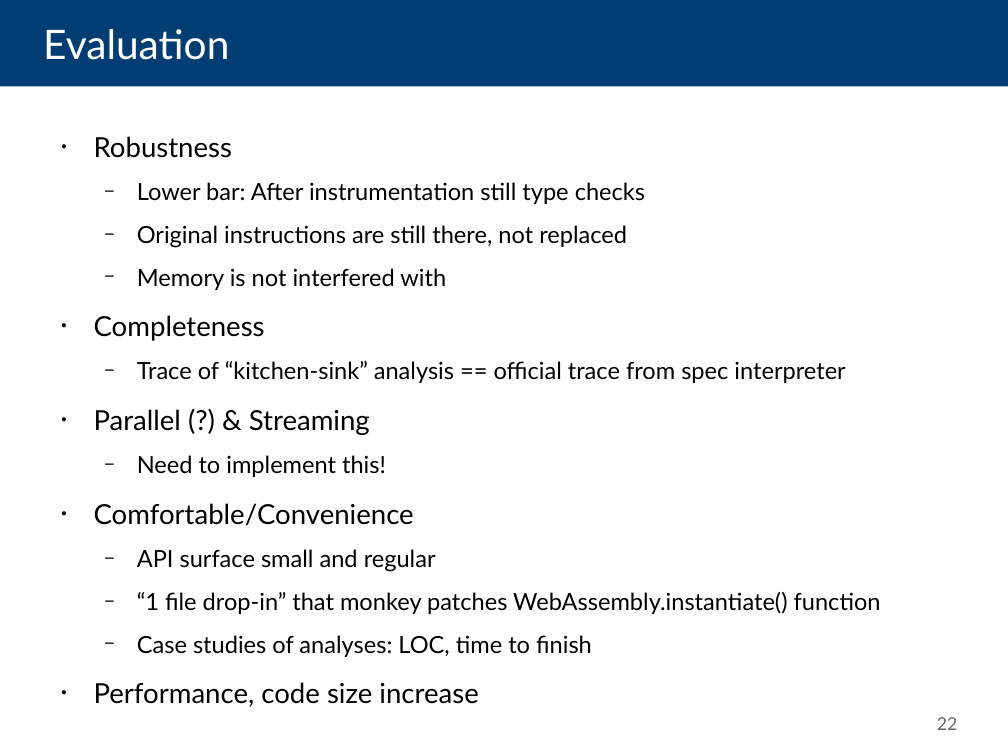
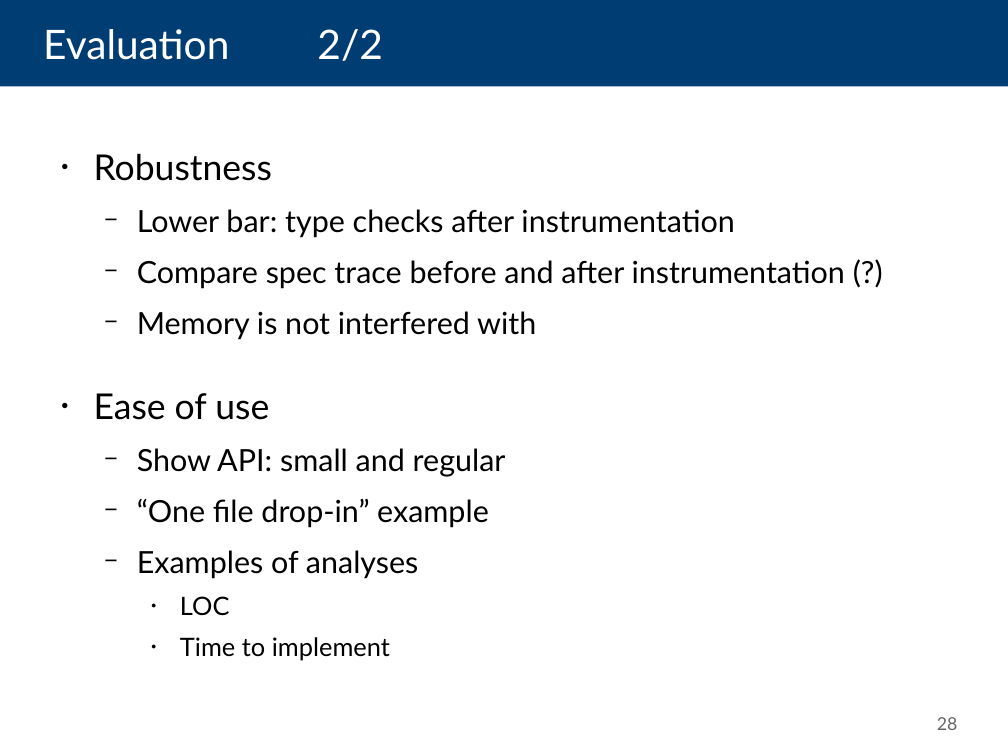
Before and after one commit to danleh/wasabi, a slide deck: slide 28 of 2018-04-11 Presentation/own-work.odp (slide 22 before the commit). Drawn at 1008x756 pixels with LibreOffice and Linux fonts; fonts in the diff are those of the drawing. Boxes give left, top, right and bottom in pixels: in the first picture for what was removed or moved away, otherwise in the second. Text is boxed around its words. In the diff, an @@ line names an element or a change of style, - is before the commit and + after.

Commit message:
RC of presentation done

```diff
--- a/2018-04-11 Presentation/own-work.odp
+++ b/2018-04-11 Presentation/own-work.odp
@@ title at [43,29,383,61]: text changed @@
-Evaluation
+Evaluation 2/2
@@ text "Robustness" at [94,153,845,661]: vertical alignment top to middle @@
@@ text at [94,153,536,340]: size 21.7 to 28 pt in "Robustness"; size 18.6 to 24 pt in "Memory is not interfered with" @@
@@ text at [137,209,845,289]: text changed; size 18.6 to 24 pt @@
-  − Lower bar: After instrumentation still type checks
-  − Original instructions are still there, not replaced
+  − Lower bar: type checks after instrumentation
+  − Compare spec trace before and after instrumentation (?)
@@ text at [94,393,506,661]: text changed; size 18.6 to 24 pt @@
-● Completeness
-  − Trace of “kitchen-sink” analysis == official trace from spec interpreter
-● Parallel (?) & Streaming
-  − Need to implement this!
-● Comfortable/Convenience
-  − API surface small and regular
-  − “1 file drop-in” that monkey patches WebAssembly.instantiate() function
-  − Case studies of analyses: LOC, time to finish
-● Performance, code size increase
+● Ease of use
+  − Show API: small and regular
+  − “One file drop-in” example
+  − Examples of analyses
+    ● LOC
+    ● Time to implement
@@ page number at [937,717,958,730]: text changed @@
-22
+28
```
Also in this commit, not shown: 6 other slides changed, 9 slides added, 5 slides removed.
